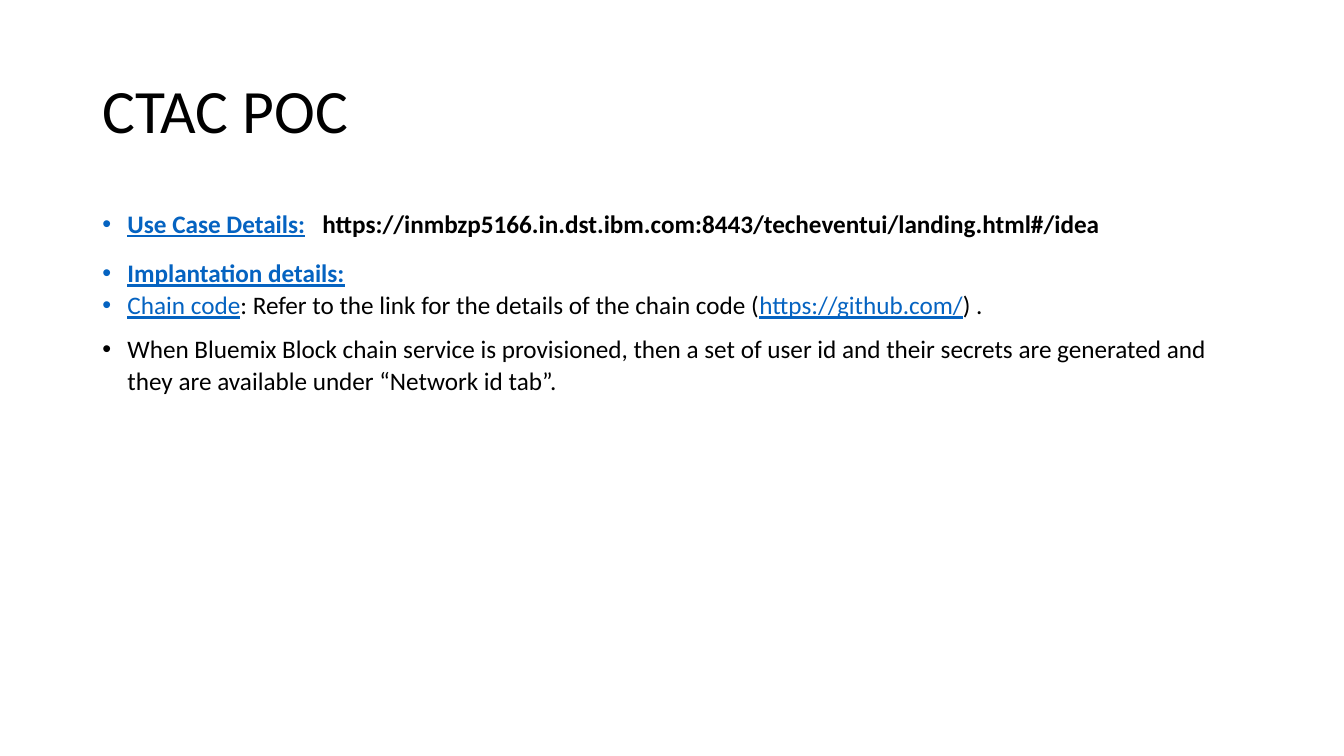
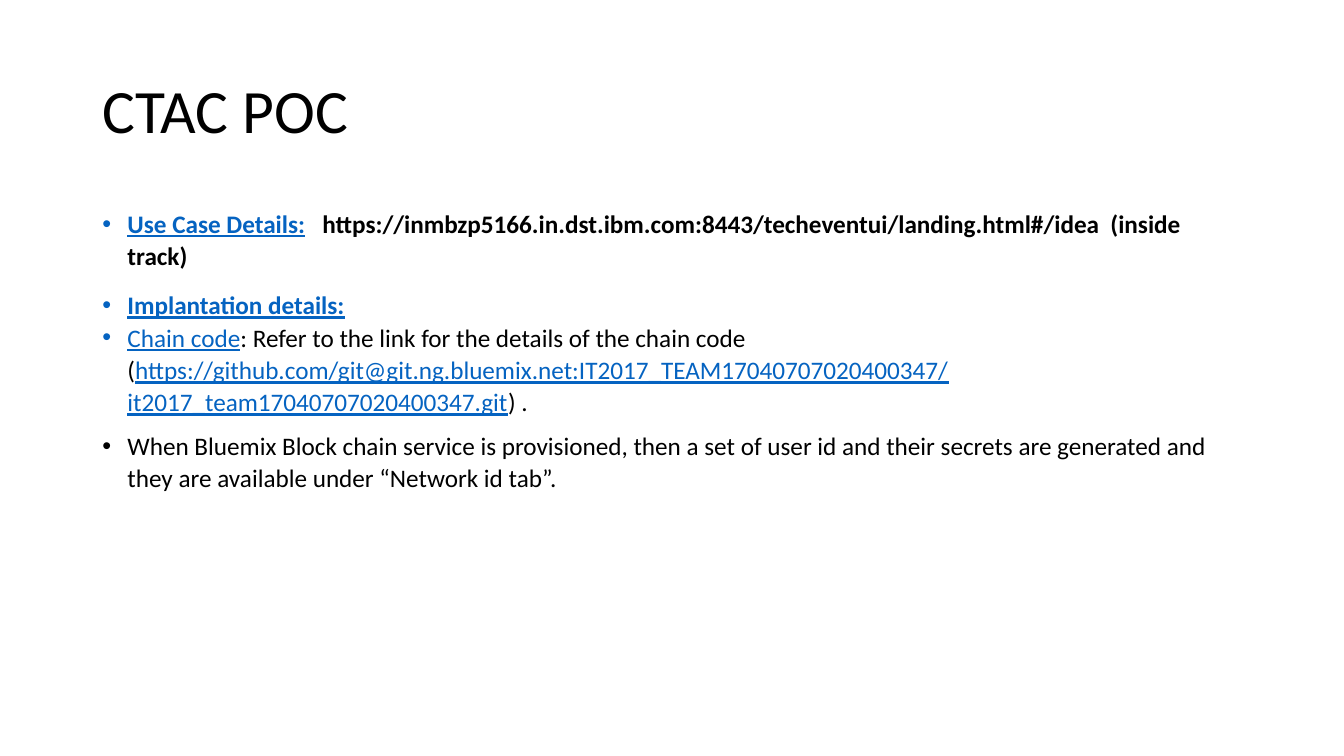
Before and after one commit to DonJays/Jay-BlockChain, a slide deck: slide 10 of BlockChain_CTAC_Commisioning_v1.0.ppt. Drawn at 1344x756 pixels with LibreOffice and Linux fonts; fonts in the diff are those of the drawing. Boxes give left, top, right and bottom in pixels: in the first picture for what was removed or moved away, otherwise in the second. Text is boxed around its words. In the diff, an @@ line names an element or a change of style, - is before the commit and + after.

Commit message:
Add files via upload
Updated chain code methods,

```diff
--- a/BlockChain_CTAC_Commisioning_v1.0.ppt
+++ b/BlockChain_CTAC_Commisioning_v1.0.ppt
@@ text at <box>127,214,1180,269</box>: text changed @@
-• Use Case Details: https://inmbzp5166.in.dst.ibm.com:8443/techeventui/landing.html#/idea
+• Use Case Details: https://inmbzp5166.in.dst.ibm.com:8443/techeventui/landing.html#/idea (inside track)
@@ text at <box>127,329,947,416</box>: text changed; text colour #000000 to #0563C1 @@
-• Chain code: Refer to the link for the details of the chain code (https://github.com/) .
+• Chain code: Refer to the link for the details of the chain code (https://github.com/git@git.ng.bluemix.net:IT2017_TEAM17040707020400347/it2017_team17040707020400347.git) .
```
Also in this commit, not shown: 3 other slides changed, 1 slide added, 1 slide removed.
